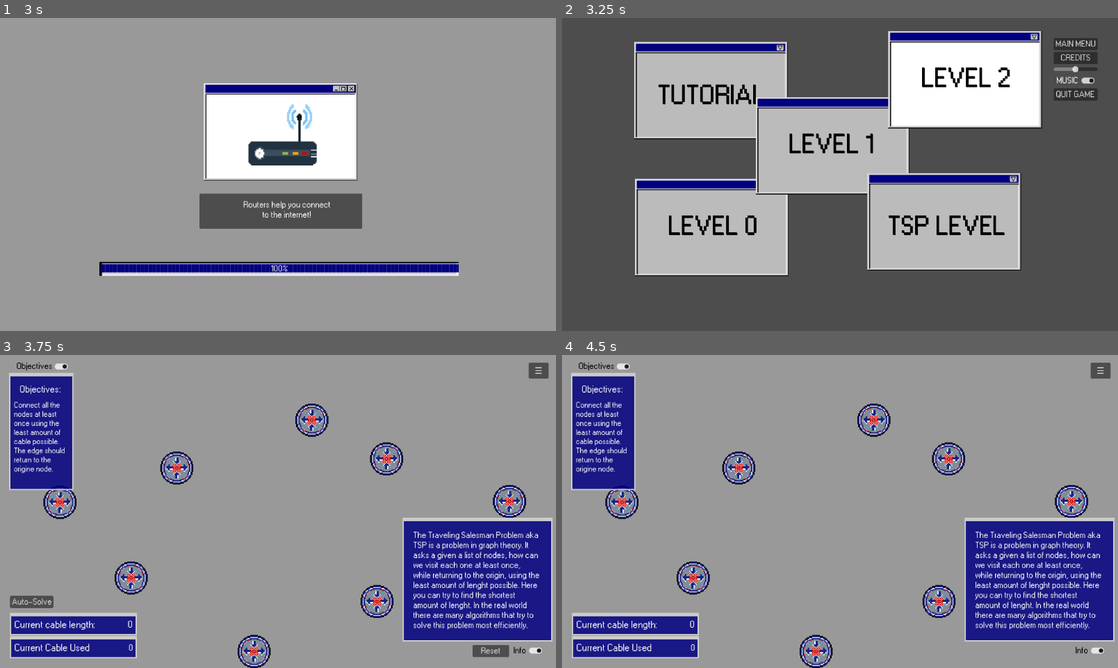
Above: before the commit, frames 1-4 (two rows, left to right).
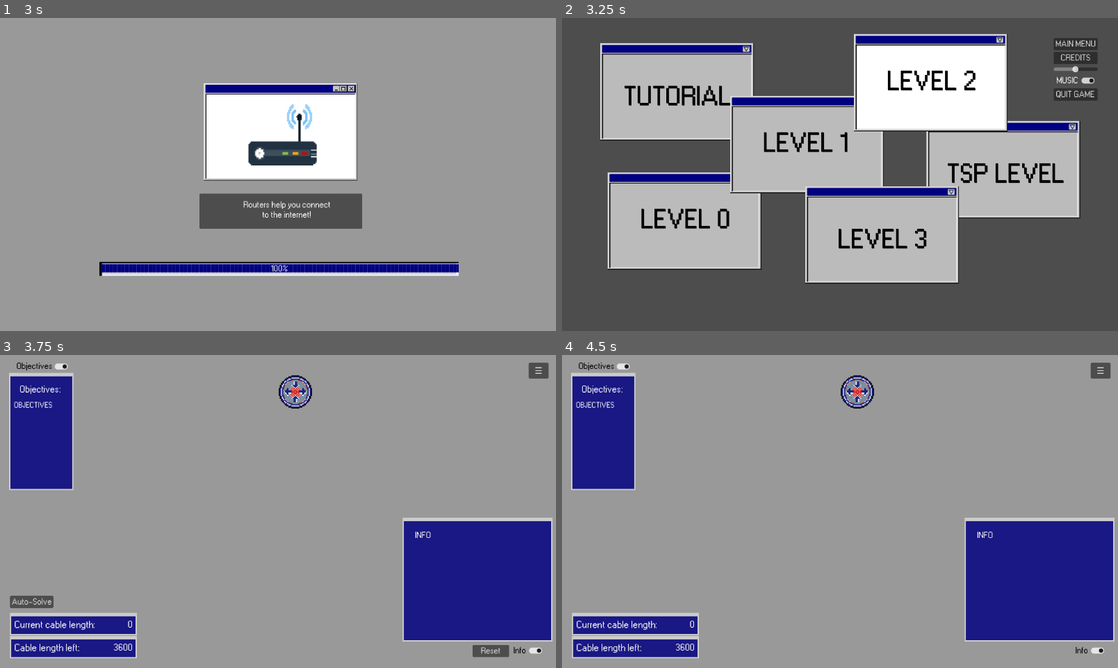
Above: after the commit, the same moments.

Repository: BcubeStudios/Netspace-Game
Game: Godot game, scene res://scenes/opening.tscn
Two runs of this game, one before a commit and one after it. Both use one fixed random seed, a clock stepped at 60 frames per second and the inputs below.
Inputs (mouse positions are in pixels of both pictures, inside the frame that each line leads up to):
- Up to frame 1 (3 s): move the mouse to (400, 158) at 0.52 s; click (400, 158) at 0.67 s; click "START GAME" at 1.25 s; move the mouse to (166, 190) at 2.02 s; click (166, 190) at 2.17 s; move the mouse to (333, 105) at 2.77 s; click (333, 105) at 2.92 s
- Up to frame 2 (3.25 s): no input
- Up to frame 3 (3.75 s): click (322, 570) at 3.5 s, where only the run after the commit has a clickable "LEVEL 3"
- Up to frame 4 (4.5 s): click "Auto-Solve" at 4.25 s

Frame 1 is identical in both runs. In frame 2, 32% of the frame differs, in the area x 6-94%, y 4-85%; in frame 3, 7.2%; in frame 4, 7.2%.

Commit message:
added lv 3 outline

Diff:
--- /dev/null
+++ b/GodotWorkspace/scenes/level_3.tscn
@@ -0,0 +1,12 @@
+[gd_scene load_steps=4 format=3 uid="uid://bdit8m8yom0wh"]
+
+[ext_resource type="PackedScene" uid="uid://b68odumc68nqb" path="res://scenes/game_panel.tscn" id="1_o202n"]
+[ext_resource type="Script" path="res://scripts/level_3.gd" id="1_tgtm3"]
+[ext_resource type="PackedScene" uid="uid://smxxaf128sk0" path="res://scenes/hud.tscn" id="2_uq4uq"]
+
+[node name="level3" type="Node2D"]
+script = ExtResource("1_tgtm3")
+
+[node name="gamePanel" parent="." instance=ExtResource("1_o202n")]
+
+[node name="HUD" parent="." instance=ExtResource("2_uq4uq")]
--- a/GodotWorkspace/scenes/level_select.tscn
+++ b/GodotWorkspace/scenes/level_select.tscn
@@ -16,10 +16,10 @@
 offset_bottom = 134.0
 
 [node name="demoButton" type="TextureButton" parent="."]
-offset_left = 166.0
-offset_top = 55.0
-offset_right = 520.0
-offset_bottom = 279.0
+offset_left = 88.0
+offset_top = 58.0
+offset_right = 442.0
+offset_bottom = 282.0
 texture_normal = ExtResource("3_gx2ky")
 texture_pressed = ExtResource("4_740pk")
 texture_hover = ExtResource("4_740pk")
@@ -40,10 +40,10 @@
 text = "TUTORIAL"
 
 [node name="level0Button" type="TextureButton" parent="."]
-offset_left = 168.0
-offset_top = 370.0
-offset_right = 522.0
-offset_bottom = 594.0
+offset_left = 105.0
+offset_top = 355.0
+offset_right = 459.0
+offset_bottom = 579.0
 texture_normal = ExtResource("3_gx2ky")
 texture_pressed = ExtResource("4_740pk")
 texture_hover = ExtResource("4_740pk")
@@ -64,10 +64,10 @@
 text = "LEVEL 0"
 
 [node name="level1Button" type="TextureButton" parent="."]
-offset_left = 446.0
-offset_top = 182.0
-offset_right = 800.0
-offset_bottom = 406.0
+offset_left = 387.0
+offset_top = 179.0
+offset_right = 741.0
+offset_bottom = 403.0
 texture_normal = ExtResource("3_gx2ky")
 texture_pressed = ExtResource("4_740pk")
 texture_hover = ExtResource("4_740pk")
@@ -87,10 +87,10 @@
 text = "LEVEL 1"
 
 [node name="level2Button" type="TextureButton" parent="."]
-offset_left = 751.0
-offset_top = 30.0
-offset_right = 1105.0
-offset_bottom = 254.0
+offset_left = 672.0
+offset_top = 37.0
+offset_right = 1026.0
+offset_bottom = 261.0
 texture_normal = ExtResource("3_gx2ky")
 texture_pressed = ExtResource("4_740pk")
 texture_hover = ExtResource("4_740pk")
@@ -111,10 +111,10 @@
 text = "LEVEL 2"
 
 [node name="tspButton" type="TextureButton" parent="."]
-offset_left = 703.0
-offset_top = 357.0
-offset_right = 1057.0
-offset_bottom = 581.0
+offset_left = 839.0
+offset_top = 237.0
+offset_right = 1193.0
+offset_bottom = 461.0
 texture_normal = ExtResource("3_gx2ky")
 texture_pressed = ExtResource("4_740pk")
 texture_hover = ExtResource("4_740pk")
@@ -134,6 +134,30 @@
 theme_override_font_sizes/font_size = 61
 text = "TSP LEVEL"
 
+[node name="level3Button" type="TextureButton" parent="."]
+offset_left = 560.0
+offset_top = 387.0
+offset_right = 914.0
+offset_bottom = 611.0
+texture_normal = ExtResource("3_gx2ky")
+texture_pressed = ExtResource("4_740pk")
+texture_hover = ExtResource("4_740pk")
+texture_disabled = ExtResource("4_740pk")
+texture_focused = ExtResource("4_740pk")
+
+[node name="level3Label" type="Label" parent="level3Button"]
+layout_mode = 0
+offset_left = 74.0
+offset_top = 95.0
+offset_right = 300.0
+offset_bottom = 153.0
+theme = ExtResource("3_3r531")
+theme_override_colors/font_color = Color(0, 0, 0, 1)
+theme_override_colors/font_shadow_color = Color(0, 0, 0, 1)
+theme_override_colors/font_outline_color = Color(0, 0, 0, 1)
+theme_override_font_sizes/font_size = 61
+text = "LEVEL 3"
+
 [connection signal="mouse_entered" from="demoButton" to="." method="_on_demo_button_mouse_entered"]
 [connection signal="pressed" from="demoButton" to="." method="_on_demo_button_pressed"]
 [connection signal="mouse_entered" from="level0Button" to="." method="_on_level_0_button_mouse_entered"]
@@ -144,3 +168,5 @@
 [connection signal="pressed" from="level2Button" to="." method="_on_level_2_button_pressed"]
 [connection signal="mouse_entered" from="tspButton" to="." method="_on_tsp_button_mouse_entered"]
 [connection signal="pressed" from="tspButton" to="." method="_on_tsp_button_pressed"]
+[connection signal="mouse_entered" from="level3Button" to="." method="_on_level_3_button_mouse_entered"]
+[connection signal="pressed" from="level3Button" to="." method="_on_level_3_button_pressed"]
--- /dev/null
+++ b/GodotWorkspace/scripts/level_3.gd
@@ -0,0 +1,19 @@
+extends Node2D
+
+func _ready():
+	var dir = $gamePanel/Director
+
+	# set max phedge and max cable that can be used
+	dir.max_phedge = 700
+	dir.set_cable_length(3600)
+
+	# Modify
+	$HUD/InfoPanel/InfoLabel.text = " INFO"
+	$HUD/ObjectivesPanel/ObjectivesLabel.text = "OBJECTIVES"
+
+	# Add points here (end, normal, or varible with a max amount of edges)
+	dir.create_variable_point("point1", Vector2i(680, 85), 3)
+
+func level_won():
+	await Global.wait(0.5)
+	get_tree().change_scene_to_file("res://scenes/ending.tscn")
--- a/GodotWorkspace/scripts/level_select.gd
+++ b/GodotWorkspace/scripts/level_select.gd
@@ -17,18 +17,24 @@
 func _on_level_2_button_pressed():
 	get_tree().change_scene_to_file("res://scenes/level_2.tscn")
 
+func _on_level_3_button_pressed():
+	get_tree().change_scene_to_file("res://scenes/level_3.tscn")
+
 
 func _on_demo_button_mouse_entered():
-	move_child($demoButton, 5)
+	move_child($demoButton, 6)
 
 func _on_level_0_button_mouse_entered():
-	move_child($level0Button, 5)
+	move_child($level0Button, 6)
 
 func _on_level_1_button_mouse_entered():
-	move_child($level1Button, 5)
+	move_child($level1Button, 6)
 
 func _on_level_2_button_mouse_entered():
-	move_child($level2Button, 5)
+	move_child($level2Button, 6)
 
 func _on_tsp_button_mouse_entered():
-	move_child($tspButton, 5)
+	move_child($tspButton, 6)
+
+func _on_level_3_button_mouse_entered():
+	move_child($level3Button, 6)
